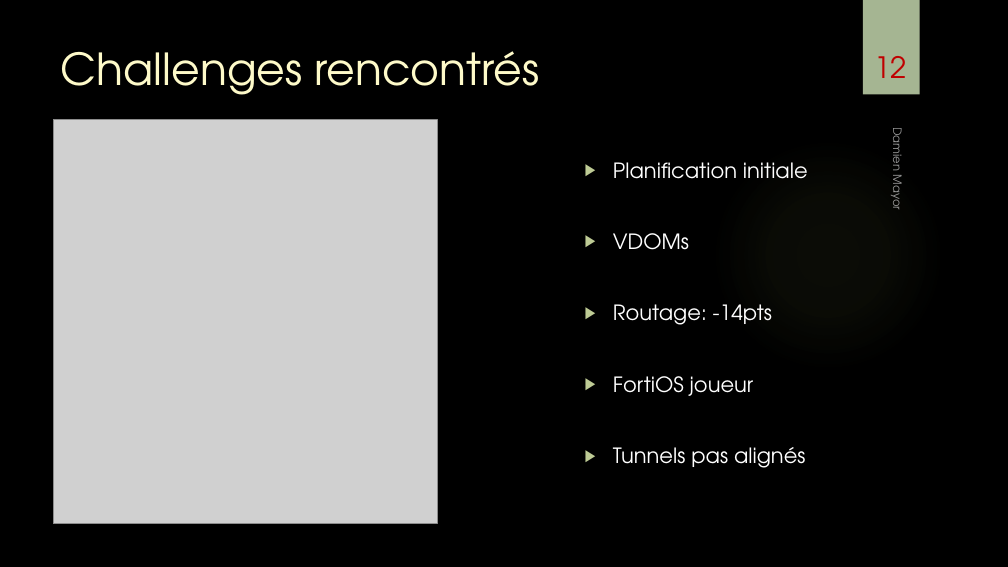
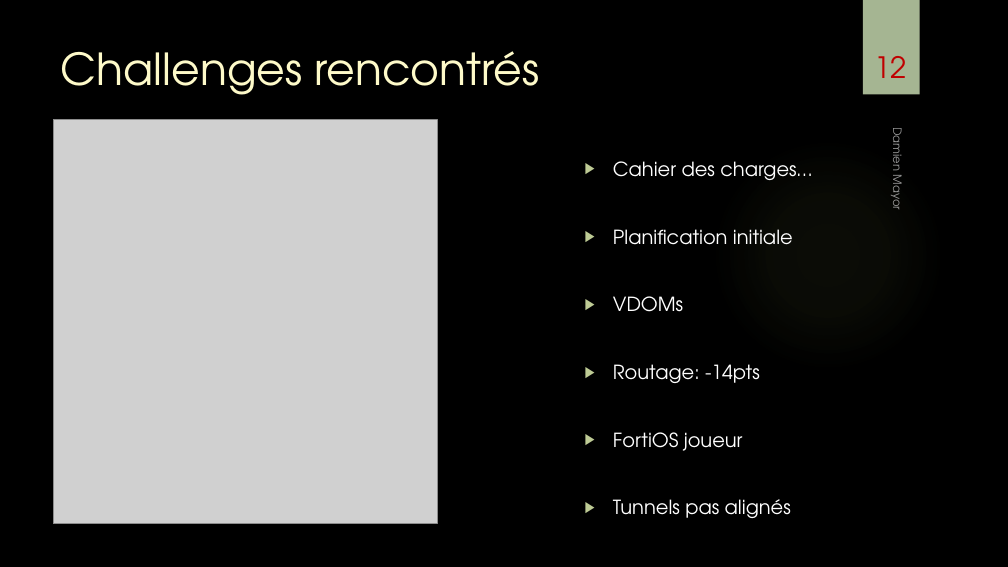
Before and after one commit to damienmayor/TPI, a slide deck: slide 12 of Présentation/Présentation TPI DMA.pptx. Drawn at 1008x567 pixels with LibreOffice and Linux fonts; fonts in the diff are those of the drawing; grey boxes stand for pictures; background and template pictures are left out. Boxes give left, top, right and bottom in pixels: in the first picture for what was removed or moved away, otherwise in the second. Text is boxed around its words. In the diff, an @@ line names an element or a change of style, - is before the commit and + after.

```diff
--- a/Présentation/Présentation TPI DMA.pptx
+++ b/Présentation/Présentation TPI DMA.pptx
@@ text at (613,161,812,180): paragraph added @@
+▶ Cahier des charges…
@@ text at (613,229,793,518): size 20 to 18.5 pt in "Planification initiale", "VDOMs", "Routage: -14pts", "FortiOS joueur" and 1 more places @@
```
Also in this commit, not shown: 1 other slide changed, 2 other files.
